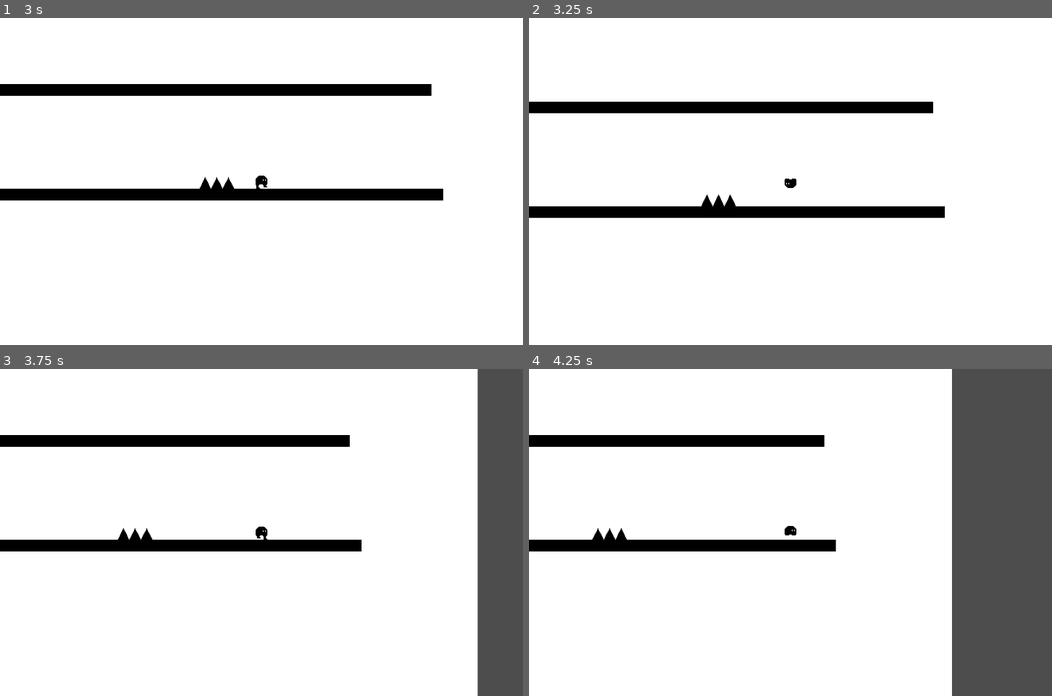
Above: before the commit, frames 1-4 (two rows, left to right).
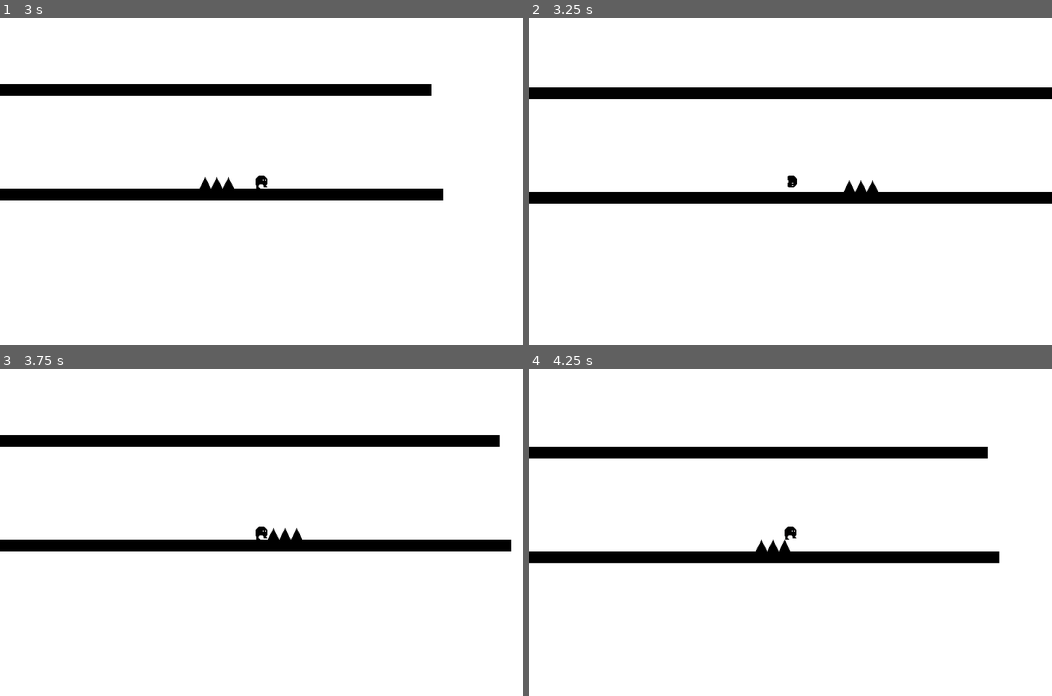
Above: after the commit, the same moments.

Repository: IlieEfros07/Inverted
Game: Godot game, scene res://Scenes/root.tscn
Two runs of this game, one before a commit and one after it. Both use one fixed random seed, a clock stepped at 60 frames per second and the inputs below.
Inputs:
- Up to frame 1 (3 s): tap Enter at 0.5 s; hold D (right) 0.53-2.03 s; tap Space (jump) at 0.77, 1.52 s; hold A (left) 2.03-2.78 s; hold D (right) from 2.78 s (still down)
- Up to frame 2 (3.25 s): keep holding D (right); tap Space (jump) at 3.02 s
- Up to frame 3 (3.75 s): keep holding D (right)
- Up to frame 4 (4.25 s): keep holding D (right); tap Space (jump) at 3.77 s

Frame 1 is identical in both runs. In frame 2, 13% of the frame differs, in the area x 0-100%, y 21-62%; in frame 3, 11%; in frame 4, 29%, in the area x 0-100%, y 0-100%.

Commit message:
made it so that you can now detect spikes and added a simple die function

Diff:
--- a/Scenes/player.tscn
+++ b/Scenes/player.tscn
@@ -114,6 +114,7 @@
 size = Vector2(16, 18)
 
 [node name="player" type="CharacterBody2D"]
+collision_mask = 129
 script = ExtResource("1_cvnsp")
 
 [node name="AnimatedSprite2D" type="AnimatedSprite2D" parent="."]
--- a/Scenes/root.tscn
+++ b/Scenes/root.tscn
@@ -1,7 +1,8 @@
-[gd_scene load_steps=5 format=3 uid="uid://b0h2dpsa28ex3"]
+[gd_scene load_steps=6 format=3 uid="uid://b0h2dpsa28ex3"]
 
 [ext_resource type="PackedScene" uid="uid://c3pbg6mscqwn5" path="res://Scenes/player.tscn" id="1_i04dx"]
 [ext_resource type="Texture2D" uid="uid://c6jxoxgl61cw6" path="res://Assets/Sprites/minimalist_black_tileset_expanded.png" id="2_8pvmw"]
+[ext_resource type="PackedScene" uid="uid://cbnwbdgpbk5jl" path="res://Scenes/spike.tscn" id="3_vnucn"]
 
 [sub_resource type="TileSetAtlasSource" id="TileSetAtlasSource_vnucn"]
 texture = ExtResource("2_8pvmw")
@@ -10,27 +11,29 @@
 2:0/0 = 0
 3:0/0 = 0
 4:0/0 = 0
-4:0/0/physics_layer_0/polygon_0/points = PackedVector2Array(-8, 8, 8, 8, 0.629505, -8)
+4:0/0/physics_layer_1/polygon_0/points = PackedVector2Array(0.629505, -8, 8, 8, -8, 8)
 5:0/0 = 0
 0:1/0 = 0
-0:1/0/physics_layer_0/polygon_0/points = PackedVector2Array(-8, 8, 8, 8, 6.34535, 0.406102, 4.41636, 6.59916, 2.38585, 0.304577, 0.659916, 6.70069, -1.47212, 0.507627, -3.50263, 6.70069, -5.63467, 0.507627)
+0:1/0/physics_layer_1/polygon_0/points = PackedVector2Array(-8, 8, 8, 8, 6.5484, -0.406103, 4.41636, 6.70069, 2.48738, -0.101526, 0.761442, 6.19306, -1.57365, 0.304576, -3.60416, 6.19306, -5.53314, 0.507627)
 1:1/0 = 0
-1:1/0/physics_layer_0/polygon_0/points = PackedVector2Array(-8, -8, 8, -8, 6.5484, 0.91373, 4.41636, -5.68543, 2.48738, 1.01526, 0.456865, -5.58391, -1.37059, 1.01526, -3.50263, -5.38085, -5.43162, 1.11678)
+1:1/0/physics_layer_1/polygon_0/points = PackedVector2Array(-8, -8, 8, -8, 6.9545, 1.42136, 4.61941, -5.1778, 2.69043, 1.72593, 0.761442, -5.48238, -1.37059, 0.812204, -3.09653, -5.88848, -5.63467, 0.812204)
 2:1/0 = 0
-2:1/0/physics_layer_0/polygon_0/points = PackedVector2Array(-3.6871, -3.23746, -8, 8, 8, 8, 4.61941, -3.85797, 0.659916, 6.59916)
+2:1/0/physics_layer_1/polygon_0/points = PackedVector2Array(-8, 8, 8, 8, 8, 5.1778, 4.51789, -3.45187, 0.558391, 6.39611, -3.29958, -3.55339)
 3:1/0 = 0
-3:1/0/physics_layer_0/polygon_0/points = PackedVector2Array(-3.6871, 5.39576, -8, -8, 8, -8, 4.82246, 5.27933, 0.629505, -5.03604)
+3:1/0/physics_layer_1/polygon_0/points = PackedVector2Array(-8, -8, 8, -8, 8, -5.1778, 4.51789, 5.27933, 0.456865, -5.58391, -3.50263, 4.67017)
 4:1/0 = 0
-4:1/0/physics_layer_0/polygon_0/points = PackedVector2Array(-8, 8, 8, 8, 8, 5.58391, 5.53314, 2.03051, 3.80721, 4.56865, 2.48738, 2.23356, 0.964493, 5.58391, -0.456864, 2.03051, -2.08127, 5.68543, -3.70568, 2.33509, -5.12704, 5.58391, -6.5484, 2.13204, -8, 5.58391)
+4:1/0/physics_layer_1/polygon_0/points = PackedVector2Array(-0.355339, 2.23356, 0.862967, 5.48238, 2.48738, 2.23356, 4.21331, 5.99001, 5.53314, 2.23356, 8, 5.78696, 8, 8, -8, 8, -8, 5.38085, -6.64992, 1.72593, -5.22857, 5.1778, -3.60416, 2.13204, -1.97975, 5.1778)
 5:1/0 = 0
-5:1/0/physics_layer_0/polygon_0/points = PackedVector2Array(-8, -8, 8, -8, 8, -4.97475, 5.53314, -1.31983, 4.11178, -4.3656, 2.48738, -1.21831, 1.16754, -4.67018, -0.456864, -1.62441, -1.7767, -4.67018, -3.50263, -1.42136, -5.02551, -4.56865, -6.5484, -1.31983, -8, -4.7717)
+5:1/0/physics_layer_1/polygon_0/points = PackedVector2Array(-0.355339, -1.01526, 0.862967, -4.26407, 2.48738, -1.21831, 3.90873, -4.3656, 5.53314, -1.31983, 8, -4.97475, 8, -8, -8, -8, -8, -5.38085, -6.5484, -1.11678, -5.12704, -4.7717, -3.40111, -1.42136, -1.87822, -4.56865)
 0:2/0 = 0
-0:2/0/physics_layer_0/polygon_0/points = PackedVector2Array(-8, 0.899294, -8, -8, 8, -8, 8, 0.899294)
+0:2/0/physics_layer_1/polygon_0/points = PackedVector2Array(-8, 0.91373, 8, 1.01525, 8, -8, -8, -8)
 1:2/0 = 0
-1:2/0/physics_layer_0/polygon_0/points = PackedVector2Array(-8, 8, -8, -0.899294, 8, -1.25901, 8, 8)
+1:2/0/physics_layer_1/polygon_0/points = PackedVector2Array(-8, -1.52288, 8, -1.42136, 8, 8, -8, 8)
 
 [sub_resource type="TileSet" id="TileSet_c3mwy"]
 physics_layer_0/collision_layer = 1
+physics_layer_1/collision_layer = 128
+physics_layer_1/collision_mask = 128
 sources/2 = SubResource("TileSetAtlasSource_vnucn")
 
 [node name="root" type="Node2D"]
@@ -50,3 +53,7 @@
 layer_0/tile_data = PackedInt32Array(196599, 327682, 0, 196600, 327682, 0, 196601, 327682, 0, 196602, 327682, 0, 196603 …(57853 unchanged characters)…
 layer_1/name = "Mid"
 layer_1/tile_data = PackedInt32Array(131069, 65538, 0, 131070, 65538, 0, 131071, 65538, 0, 65536, 65538, 0, 65537, 6553 …(1727 unchanged characters)…
+
+[node name="Spike" parent="." instance=ExtResource("3_vnucn")]
+position = Vector2(103, 8)
+scale = Vector2(3.90701, 1.4)
--- /dev/null
+++ b/Scenes/spike.tscn
@@ -0,0 +1,15 @@
+[gd_scene load_steps=3 format=3 uid="uid://cbnwbdgpbk5jl"]
+
+[ext_resource type="Script" uid="uid://v6m0qh2ndjpu" path="res://Scripts/spike.gd" id="1_cdj5a"]
+
+[sub_resource type="RectangleShape2D" id="RectangleShape2D_bjemy"]
+size = Vector2(12, 12)
+
+[node name="Spike" type="Area2D"]
+script = ExtResource("1_cdj5a")
+
+[node name="CollisionShape2D" type="CollisionShape2D" parent="."]
+shape = SubResource("RectangleShape2D_bjemy")
+
+[connection signal="area_entered" from="." to="." method="_on_area_entered"]
+[connection signal="body_entered" from="." to="." method="_on_body_entered"]
--- a/Scripts/player.gd
+++ b/Scripts/player.gd
@@ -3,11 +3,18 @@
 
 const SPEED = 150.0
 const JUMP_VELOCITY = -200.0
+const spikeLayer= 8
 var gravityDir = 1
 var gravity = 900
+var tileCord = 0.0
+var tileId = 0
 
+@onready var tileMap: TileMap = $"../TileMap"
 @onready var animatedSprite2d: AnimatedSprite2D = $AnimatedSprite2D
+@onready var collisionShape2d: CollisionShape2D = $CollisionShape2D
 
+func _ready() -> void:
+	add_to_group("player")
 
 func _physics_process(delta: float) -> void:
 	# Add the gravity.
@@ -35,6 +42,7 @@
 
 
 
+
 	# Get the input direction and handle the movement/deceleration.
 	# As good practice, you should replace UI actions with custom gameplay actions.
 	var direction := Input.get_axis("left", "right")
@@ -58,3 +66,8 @@
 		velocity.x = move_toward(velocity.x, 0, SPEED)
 
 	move_and_slide()
+
+
+func die():
+	await get_tree().create_timer(2.0).timeout
+	get_tree().reload_current_scene()
--- /dev/null
+++ b/Scripts/spike.gd
@@ -0,0 +1,18 @@
+extends Area2D
+
+
+# Called when the node enters the scene tree for the first time.
+func _ready() -> void:
+	add_to_group("Spike")
+
+
+# Called every frame. 'delta' is the elapsed time since the previous frame.
+func _process(delta: float) -> void:
+	pass
+
+
+
+func _on_body_entered(body: Node2D) -> void:
+	if body.is_in_group("player"):
+		if body.has_method("die"):
+			body.die()
Not shown, added: Scripts/spike.gd.uid
